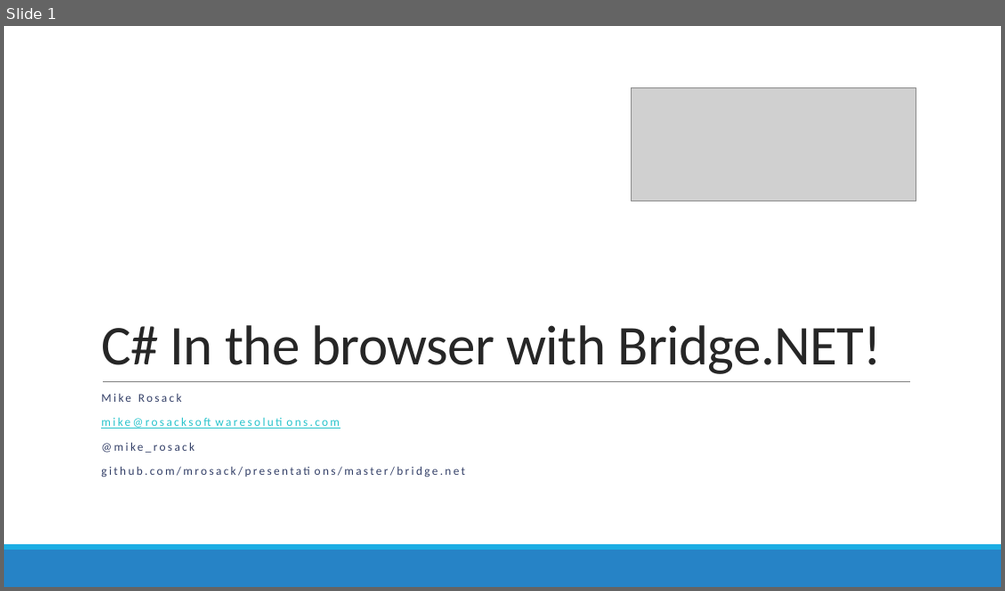
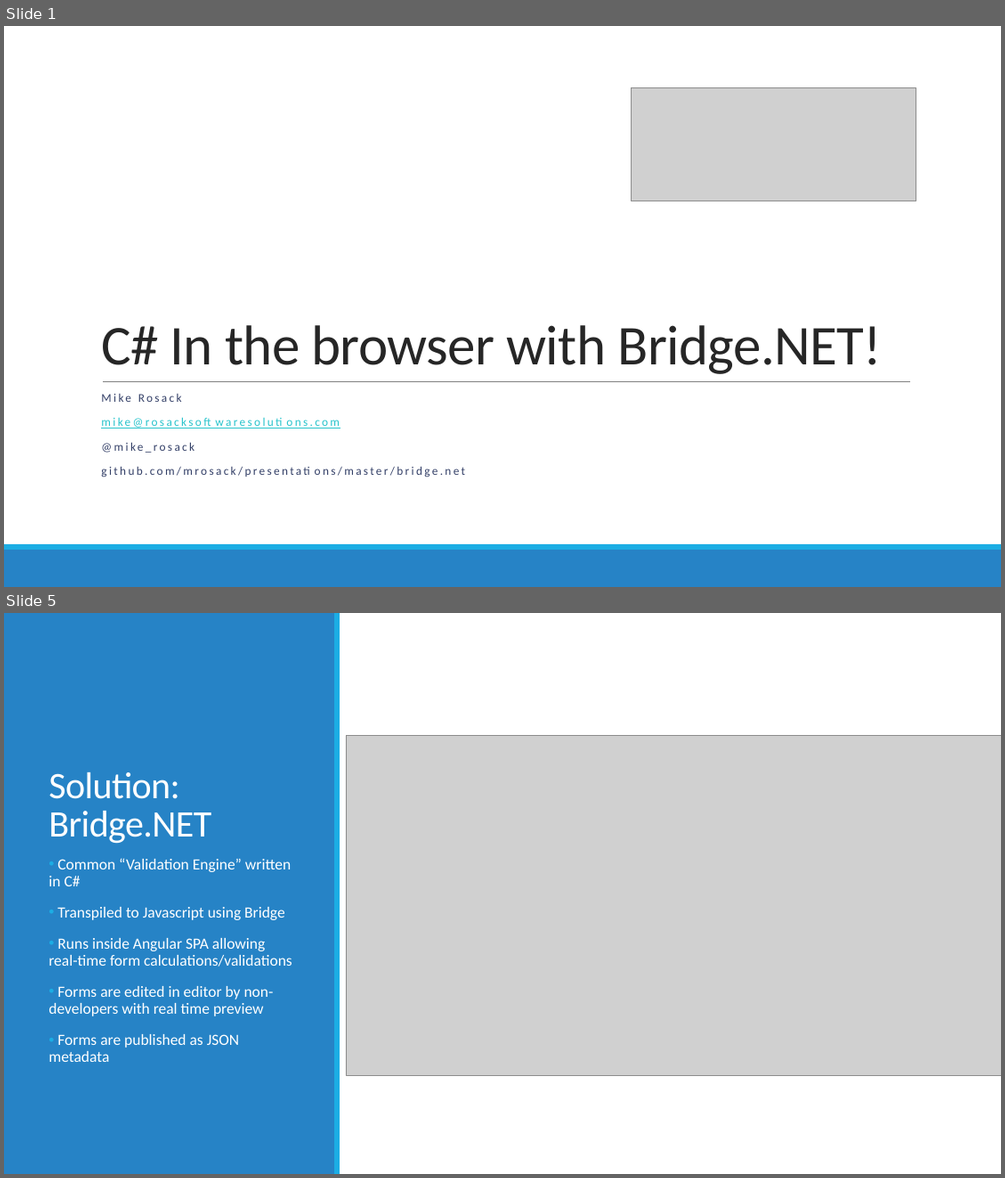
Before and after one commit to mrosack/presentations, a slide deck: bridge.net/bridge-net.pptx. Shown one above the other, each under a label of ours: slide 1 before the commit, slides 1 and 5 after it; the slides between them are not shown. The pictures are 1005x591 and 1005x1178 pixels, drawn with LibreOffice and Linux fonts; fonts in the diff are those of the drawing; grey boxes stand for pictures. Boxes give left, top, right and bottom in pixels: in the first picture for what was removed or moved away, otherwise in the second. Text is boxed around its words. In the diff, an @@ line names an element or a change of style, - is before the commit and + after.

```diff
--- a/bridge.net/bridge-net.pptx
+++ b/bridge.net/bridge-net.pptx
@@ slide 5 added at bbox=[4, 613, 1001, 1174], background #FFFFFF @@
@@ rectangle added at bbox=[4, 613, 335, 1174], fill #2683C6 @@
@@ rectangle added at bbox=[334, 613, 340, 1174], fill #1CADE4 @@
@@ picture added at bbox=[346, 736, 1001, 1075] @@
@@ title added at bbox=[48, 772, 211, 844], 36 pt, text #FFFFFF @@
+Solution: Bridge.NET
@@ text added at bbox=[48, 858, 292, 1062], 15 pt, text #FFFFFF @@
+• Common “Validation Engine” written in C#
+• Transpiled to Javascript using Bridge
+• Runs inside Angular SPA allowing real-time form calculations/validations
+• Forms are edited in editor by non-developers with real time preview
+• Forms are published as JSON metadata
```
Also in this commit, not shown: 11 other slides added, 1 slide removed.
